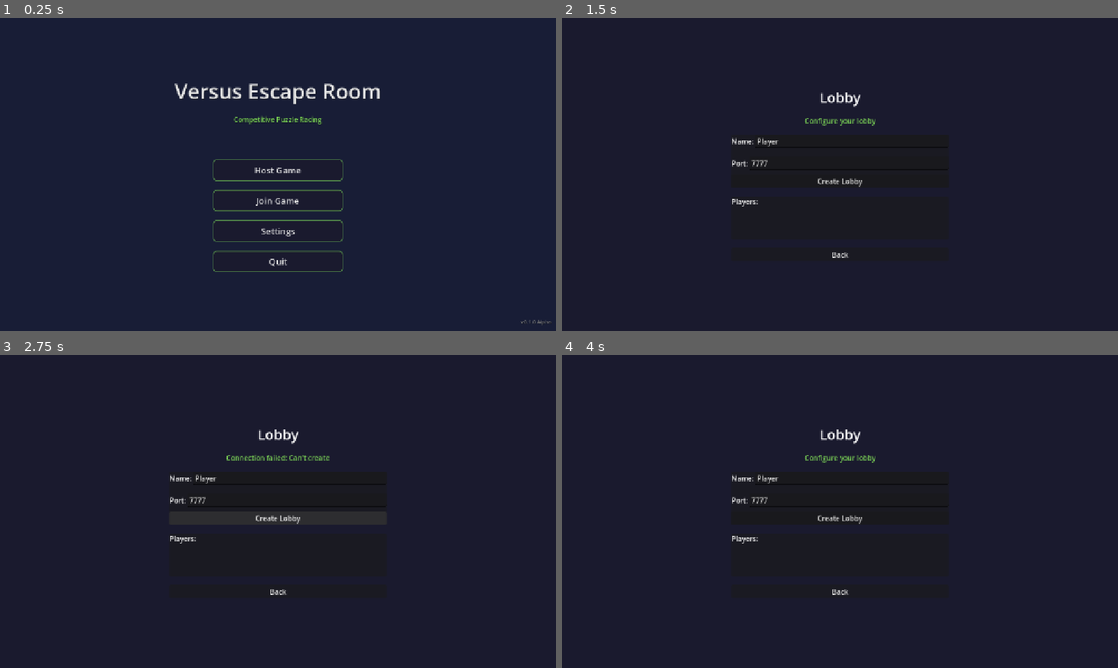
Above: before the commit, frames 1-4 (two rows, left to right).
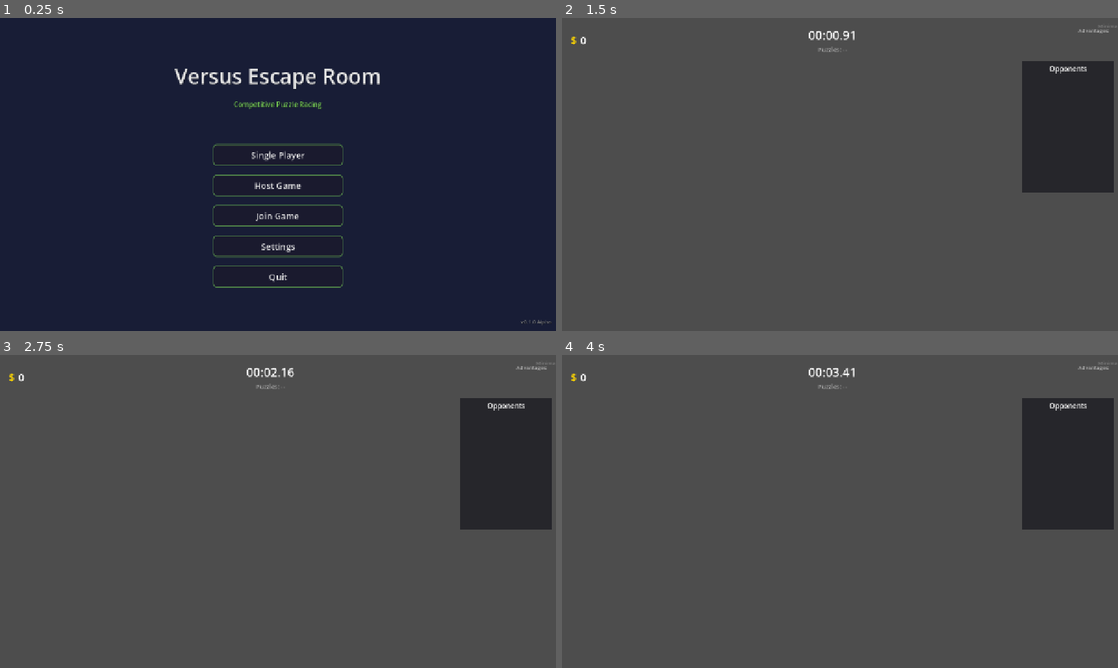
Above: after the commit, the same moments.

Repository: giykim/multiplayer-versus-escape-room
Game: Godot game, scene res://src/ui/MainMenu.tscn
Same seed, same stepped clock (60 frames per second), same inputs: the game is played once before the commit and once after it.
Inputs (mouse positions are in pixels of both pictures, inside the frame that each line leads up to):
- Up to frame 1 (0.25 s): no input
- Up to frame 2 (1.5 s): click (840, 155) at 0.5 s, where only the run after the commit has a clickable "Single Player"; click (840, 171) at 1.25 s, where only the run before the commit has a clickable "Host Game"
- Up to frame 3 (2.75 s): click (278, 517) at 2 s, where only the run before the commit has a clickable "Create Lobby"
- Up to frame 4 (4 s): click (840, 592) at 2.75 s, where only the run before the commit has a clickable "Back"; click (840, 508) at 3.5 s, where only the run before the commit has a clickable "Host Game"

The runs differ from the first frame. In frame 1, 4.7% of the frame differs, in the area x 31-69%, y 16-87%; in frame 2, 93%, in the area x 0-100%, y 0-100%; in frame 3, 93%; in frame 4, 93%.

Commit message:
Fix game start - scene transition now works for all peers
Critical fixes:
- NetworkManager: Added game_started signal for synchronized scene transition
- NetworkManager: Fixed start_game RPC to include call_local (was not executing on host)
- NetworkManager: Added _transition_to_game RPC that all peers receive
- Lobby: Connected to game_started signal for scene transition
- Lobby: Removed direct scene change from host (now via signal)
- MainMenu: Added "Single Player" button for quick testing

The flow is now:
1. Host clicks Start -> NetworkManager.request_start_game()
2. NetworkManager RPCs start_game to all peers (including host)
3. After 0.3s delay, NetworkManager RPCs _transition_to_game
4. All peers emit game_started signal
5. All peers' Lobby._load_game_scene() is called

Co-Authored-By: Claude Opus 4.5 <noreply@anthropic.com>

Diff:
--- a/src/autoload/NetworkManager.gd
+++ b/src/autoload/NetworkManager.gd
@@ -8,6 +8,7 @@
 signal player_connected(peer_id: int)
 signal player_disconnected(peer_id: int)
 signal lobby_updated(player_list: Array)
+signal game_started()  # Emitted when all peers should transition to game scene
 
 const DEFAULT_PORT: int = 7777
 const MAX_CLIENTS: int = 3  # Plus host = 4 players
@@ -157,16 +158,26 @@
 
 # Game state synchronization
 
-@rpc("authority", "reliable")
+@rpc("authority", "call_local", "reliable")
 func start_game(seed_value: int) -> void:
-	GameManager.start_match(seed_value)
+	if GameManager:
+		GameManager.start_match(seed_value)
+
+
+@rpc("authority", "call_local", "reliable")
+func _transition_to_game() -> void:
+	# All peers (host and clients) receive this and transition to game scene
+	game_started.emit()
 
 
 func request_start_game() -> void:
 	if is_host:
 		var seed_value = randi()
-		# RPC will execute on all peers including host, so don't call locally
+		# Start game on all peers (including host with call_local)
 		start_game.rpc(seed_value)
+		# Small delay to ensure seed is synced, then transition all peers
+		await get_tree().create_timer(0.3).timeout
+		_transition_to_game.rpc()
 
 
 @rpc("any_peer", "reliable")
--- a/src/ui/Lobby.gd
+++ b/src/ui/Lobby.gd
@@ -47,6 +47,7 @@
 		NetworkManager.lobby_updated.connect(_on_lobby_updated)
 		NetworkManager.player_connected.connect(_on_player_connected)
 		NetworkManager.player_disconnected.connect(_on_player_disconnected)
+		NetworkManager.game_started.connect(_load_game_scene)  # Scene transition for ALL peers
 
 	# Set default values
 	if port_input and NetworkManager:
@@ -204,12 +205,9 @@
 		start_button.disabled = true
 
 	# Request game start through NetworkManager
+	# Scene transition is handled via game_started signal for ALL peers (host + clients)
 	if NetworkManager:
 		NetworkManager.request_start_game()
-
-	# Transition to game scene
-	await get_tree().create_timer(0.5).timeout
-	_load_game_scene()
 
 
 func _on_ready_pressed() -> void:
--- a/src/ui/MainMenu.gd
+++ b/src/ui/MainMenu.gd
@@ -2,6 +2,7 @@
 ## MainMenu - Main menu screen for the game
 ## Handles navigation to lobby, settings, and game exit
 
+@onready var single_player_button: Button = %SinglePlayerButton
 @onready var host_button: Button = %HostButton
 @onready var join_button: Button = %JoinButton
 @onready var settings_button: Button = %SettingsButton
@@ -10,6 +11,8 @@
 
 func _ready() -> void:
 	# Connect button signals (with null checks)
+	if single_player_button:
+		single_player_button.pressed.connect(_on_single_player_pressed)
 	if host_button:
 		host_button.pressed.connect(_on_host_pressed)
 	if join_button:
@@ -28,6 +31,19 @@
 		AudioManager.play_music(AudioManager.MusicTrack.MENU)
 
 	print("[MainMenu] Ready")
+
+
+func _on_single_player_pressed() -> void:
+	if AudioManager:
+		AudioManager.play_ui_click()
+
+	# Register single player
+	if GameManager:
+		GameManager.register_player(1, "Player")
+		GameManager.start_match(randi())
+
+	# Go directly to game scene
+	get_tree().change_scene_to_file("res://src/Game3D.tscn")
 
 
 func _on_host_pressed() -> void:
--- a/src/ui/MainMenu.tscn
+++ b/src/ui/MainMenu.tscn
@@ -63,6 +63,13 @@
 custom_minimum_size = Vector2(0, 40)
 layout_mode = 2
 
+[node name="SinglePlayerButton" type="Button" parent="VBoxContainer"]
+unique_name_in_owner = true
+custom_minimum_size = Vector2(300, 50)
+layout_mode = 2
+size_flags_horizontal = 4
+text = "Single Player"
+
 [node name="HostButton" type="Button" parent="VBoxContainer"]
 unique_name_in_owner = true
 custom_minimum_size = Vector2(300, 50)
